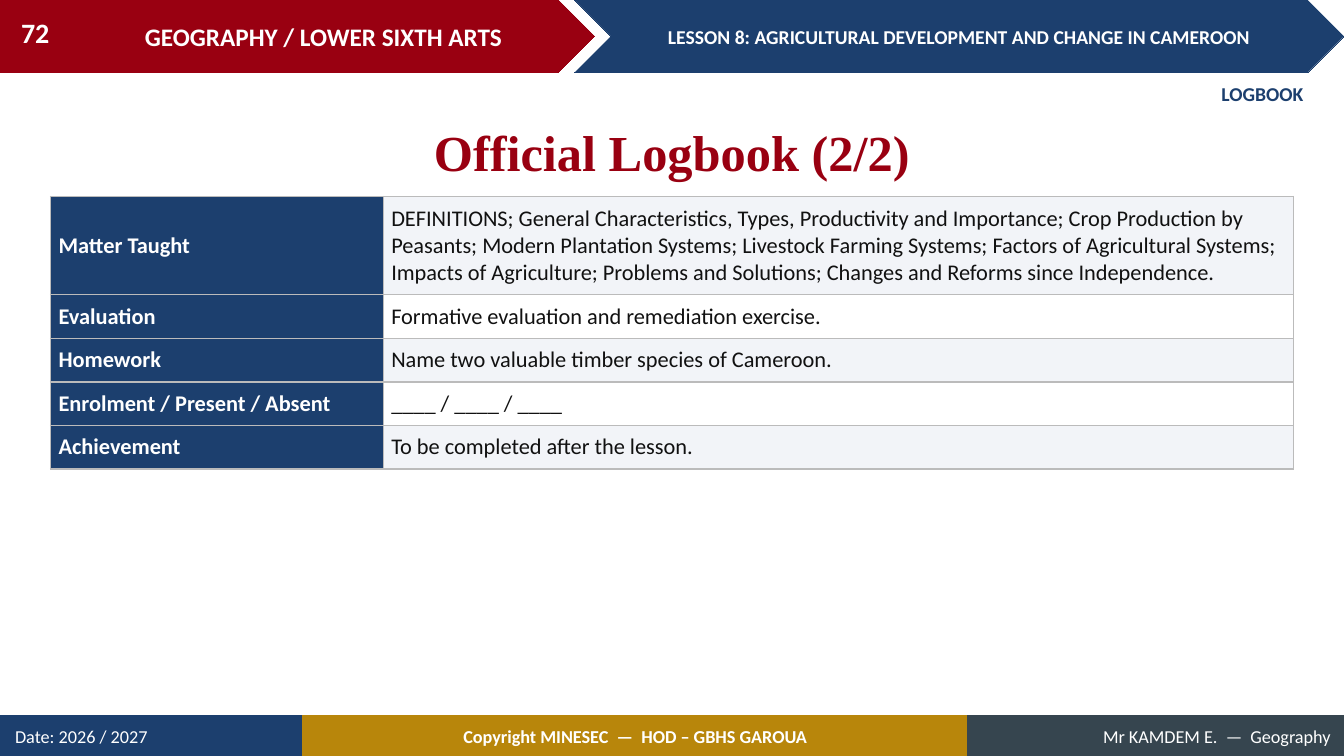
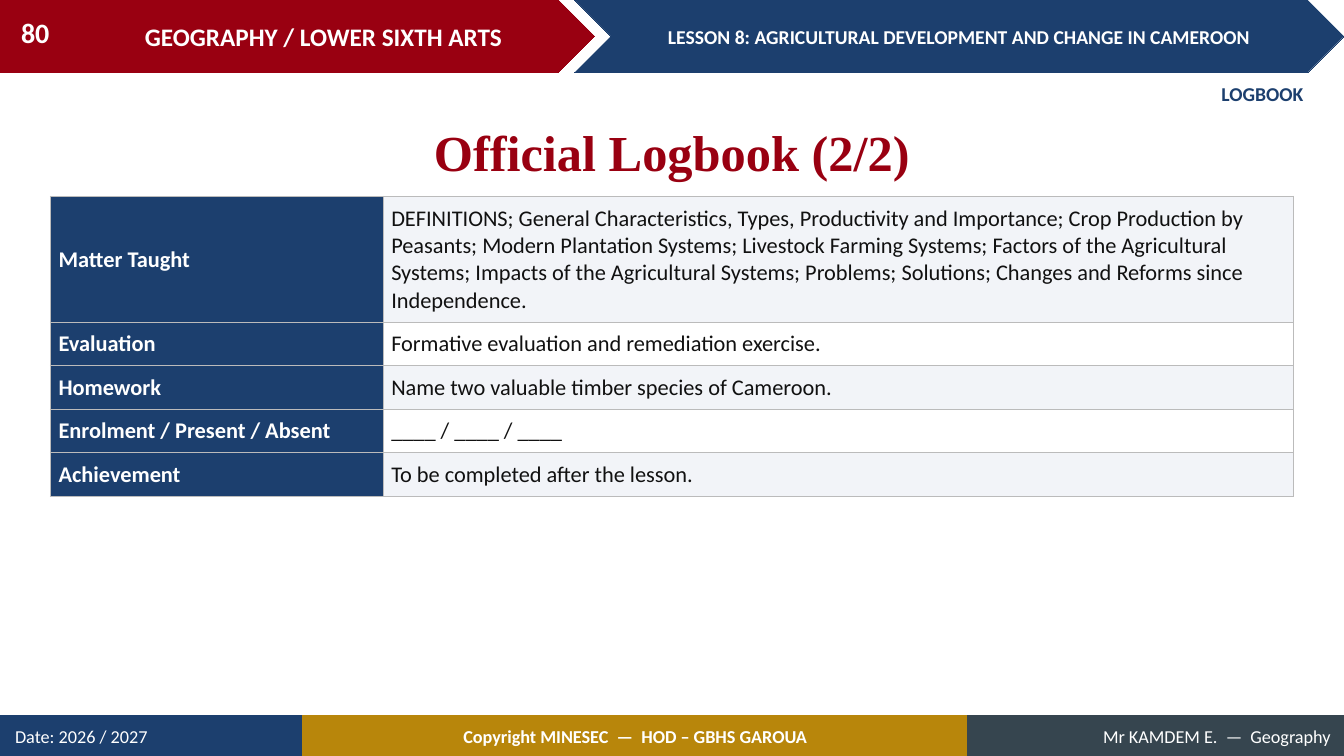
Before and after one commit to Berthautk/linea-github, a slide deck: slide 80 of lecons/LSA/Geography of Cameroon/08_LSA_CAM_L08_Agricultural_Development_and_Change_in_Cameroon.pptx (slide 72 before the commit). Drawn at 1344x756 pixels with LibreOffice and Linux fonts; fonts in the diff are those of the drawing. Boxes give left, top, right and bottom in pixels: in the first picture for what was removed or moved away, otherwise in the second. Text is boxed around its words. In the diff, an @@ line names an element or a change of style, - is before the commit and + after.

```diff
--- a/lecons/LSA/Geography of Cameroon/08_LSA_CAM_L08_Agricultural_Development_and_Change_in_Cameroon.pptx
+++ b/lecons/LSA/Geography of Cameroon/08_LSA_CAM_L08_Agricultural_Development_and_Change_in_Cameroon.pptx
@@ page number at (21,23,49,44): text changed @@
-72
+80
@@ table at (50,197,1294,490) @@
-row 1, column 2: DEFINITIONS; General Characteristics, Types, Productivity and Importance; Crop Production by Peasants; Modern Plantation Systems; Livestock Farming Systems; Factors of Agricultural Systems; Impacts of Agriculture; Problems and Solutions; Changes and Reforms since Independence.
+row 1, column 2: DEFINITIONS; General Characteristics, Types, Productivity and Importance; Crop Production by Peasants; Modern Plantation Systems; Livestock Farming Systems; Factors of the Agricultural Systems; Impacts of the Agricultural Systems; Problems; Solutions; Changes and Reforms since Independence.
```
Also in this commit, not shown: 22 other slides changed, 10 slides added, 2 slides removed, 17 other files.
